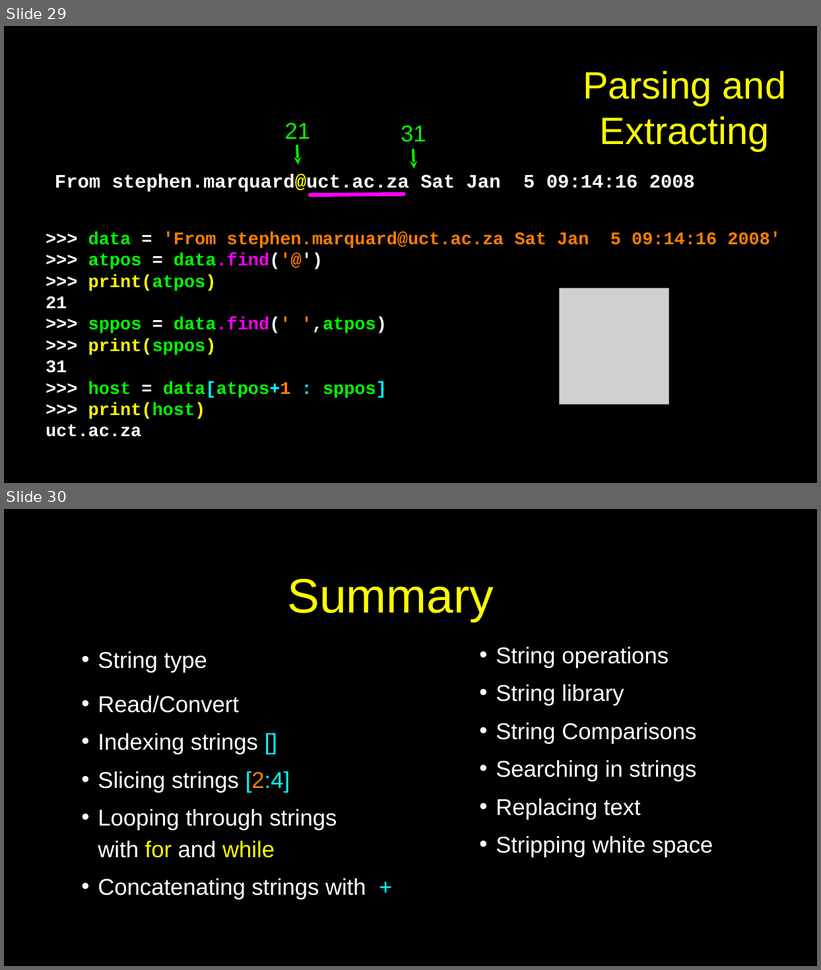
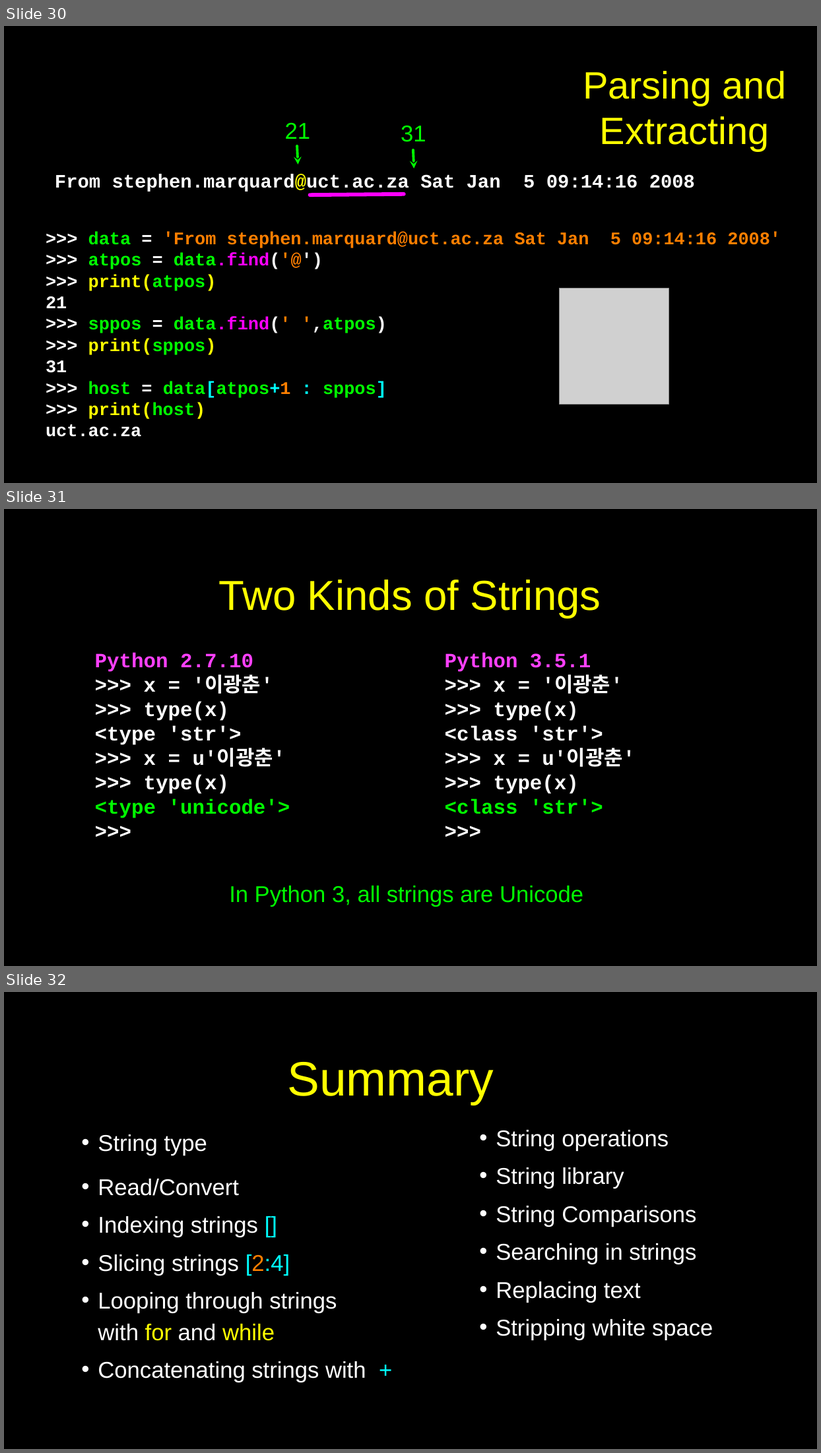
Before and after one commit to csev/py4e, a slide deck: lectures3/Pythonlearn-06-Strings.pptx. Shown one above the other, each under a label of ours: slides 29 and 30 before the commit, slides 30, 31 and 32 after it. The pictures are 821x970 and 821x1453 pixels, drawn with LibreOffice and Linux fonts; fonts in the diff are those of the drawing; grey boxes stand for pictures. Boxes give left, top, right and bottom in pixels: in the first picture for what was removed or moved away, otherwise in the second. Text is boxed around its words. In the diff, an @@ line names an element or a change of style, - is before the commit and + after.

Commit message:
Strings.

```diff
--- a/lectures3/Pythonlearn-06-Strings.pptx
+++ b/lectures3/Pythonlearn-06-Strings.pptx
@@ slide 31 added at <box>4,509,817,966</box>, background #000000; not listed: 1 template element that a slide beside it also shows @@
@@ title added at <box>219,580,601,618</box>, 66 pt, text #FFFF00 @@
+Two Kinds of Strings
@@ text added at <box>95,653,290,819</box>, 32 pt, text #FFFFFF, bold @@
+Python 2.7.10
+>>> x = '이광춘'
+>>> type(x)
+<type 'str'>
+>>> x = u'이광춘'
+>>> type(x)
+<type 'unicode'>
+>>>
@@ text added at <box>445,653,635,815</box>, 32 pt, text #FFFFFF, bold @@
+Python 3.5.1
+>>> x = '이광춘'
+>>> type(x)
+<class 'str'>
+>>> x = u'이광춘'
+>>> type(x)
+<class 'str'>
+>>>
@@ text added at <box>229,886,583,907</box>, 36 pt, text #00FA00 @@
+In Python 3, all strings are Unicode
@@ what was slide 29 is now slide 30 @@
@@ what was slide 30 is now slide 32 @@
```
Also in this commit, not shown: 1 slide changed, 1 other slide added, 1 other file.
